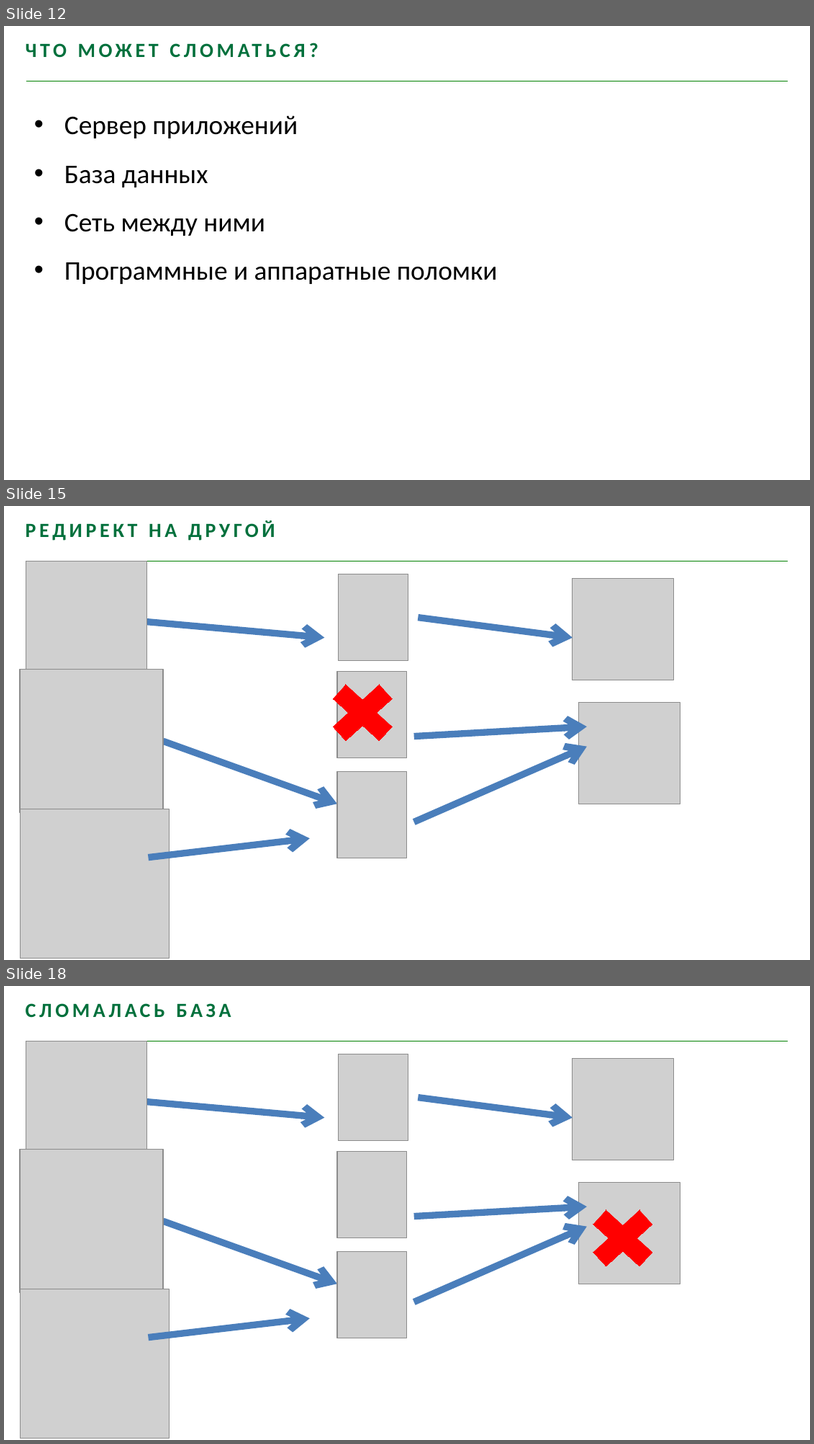
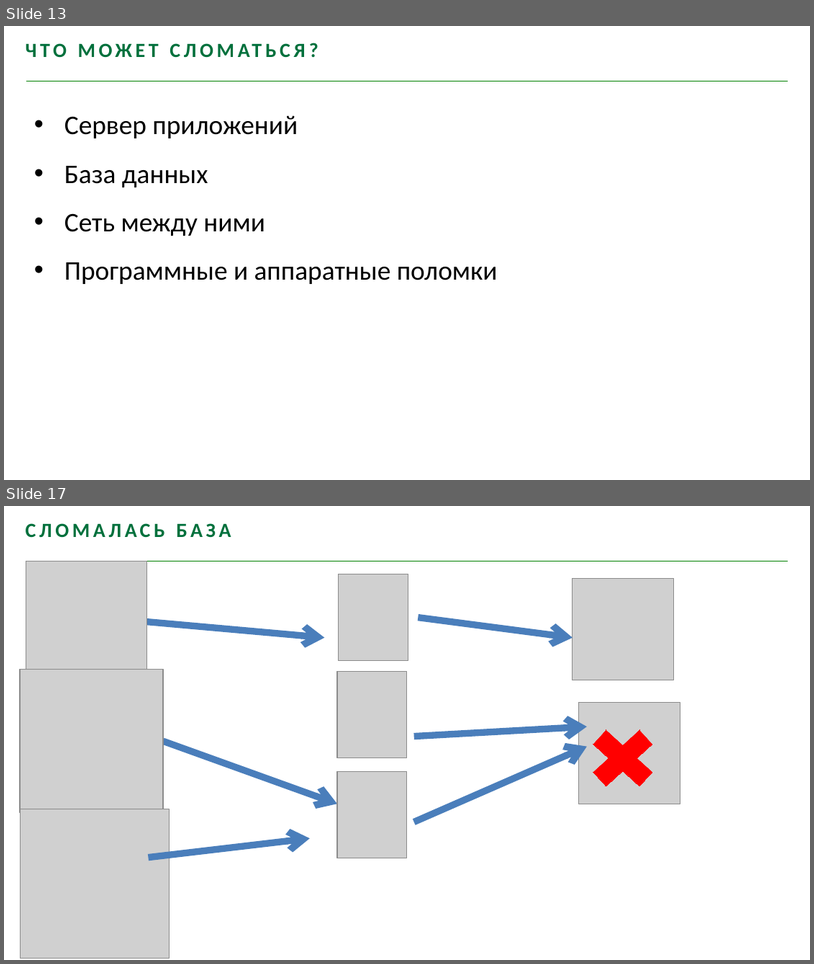
Before and after one commit to youhavebeenforked/JavaSchoolCourse, a slide deck: lessons/18_Hibernate/Лекция Distributed Systems.pptx. Shown one above the other, each under a label of ours: slides 12, 15 and 18 before the commit, slides 13 and 17 after it; the slides between them are not shown. The pictures are 814x1444 and 814x964 pixels, drawn with LibreOffice and Linux fonts; fonts in the diff are those of the drawing; grey boxes stand for pictures; background and template pictures are left out. Boxes give left, top, right and bottom in pixels: in the first picture for what was removed or moved away, otherwise in the second. Text is boxed around its words. In the diff, an @@ line names an element or a change of style, - is before the commit and + after.

```diff
--- a/lessons/18_Hibernate/Лекция Distributed Systems.pptx
+++ b/lessons/18_Hibernate/Лекция Distributed Systems.pptx
@@ slide 15 removed at (4, 506, 810, 960), background #FFFFFF; not listed: 1 template element that a slide beside it also shows @@
@@ text removed at (26, 520, 275, 541) @@
-РЕДИРЕКТ НА ДРУГОЙ
@@ picture removed at (26, 561, 147, 682) @@
@@ picture removed at (339, 574, 409, 660) @@
@@ picture removed at (573, 579, 674, 680) @@
@@ arrow removed from (147, 621) to (325, 638) @@
@@ arrow removed from (419, 618) to (573, 638) @@
@@ picture removed at (20, 669, 164, 813) @@
@@ cross removed at (319, 672, 407, 753) @@
@@ picture removed at (337, 672, 407, 757) @@
@@ picture removed at (579, 702, 681, 803) @@
@@ arrow removed from (163, 741) to (337, 803) @@
@@ arrow removed from (414, 736) to (587, 726) @@
@@ arrow removed from (414, 821) to (587, 746) @@
@@ picture removed at (337, 771, 407, 857) @@
@@ picture removed at (20, 809, 168, 957) @@
@@ arrow removed from (148, 857) to (309, 838) @@
@@ what was slide 12 is now slide 13 @@
@@ what was slide 18 is now slide 17 @@
```
Also in this commit, not shown: 5 slides changed, 1 slide added, 1 other slide removed.
